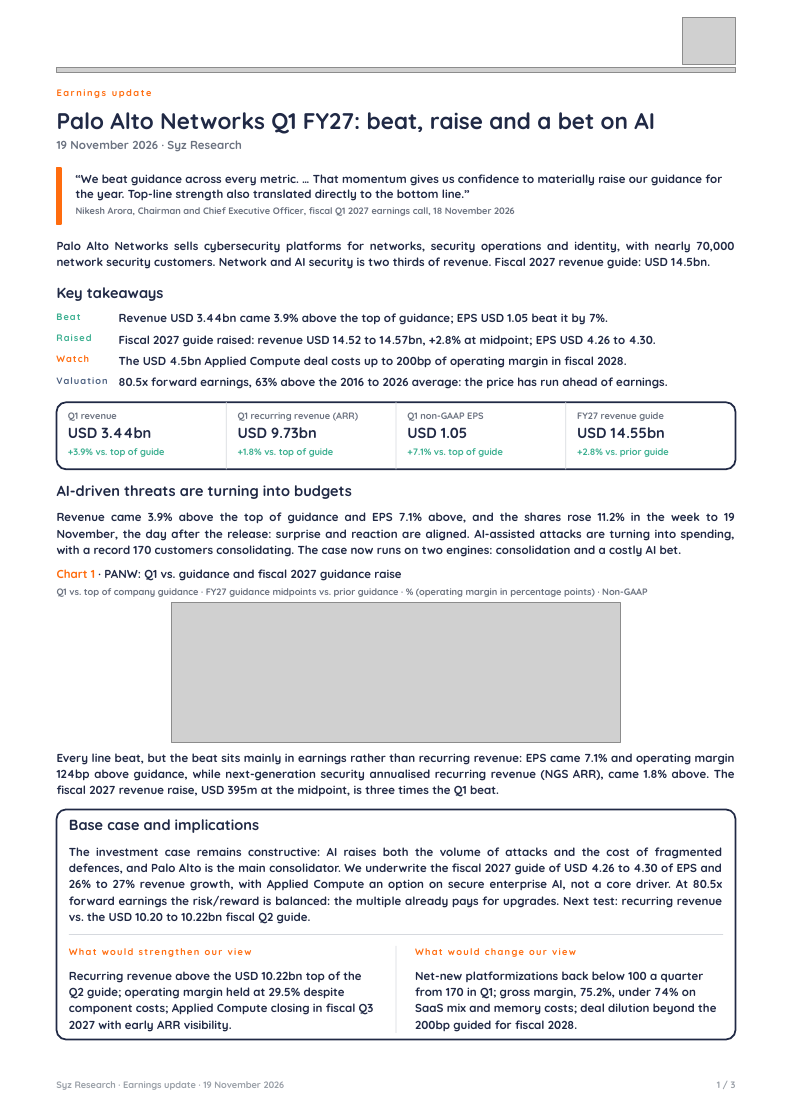
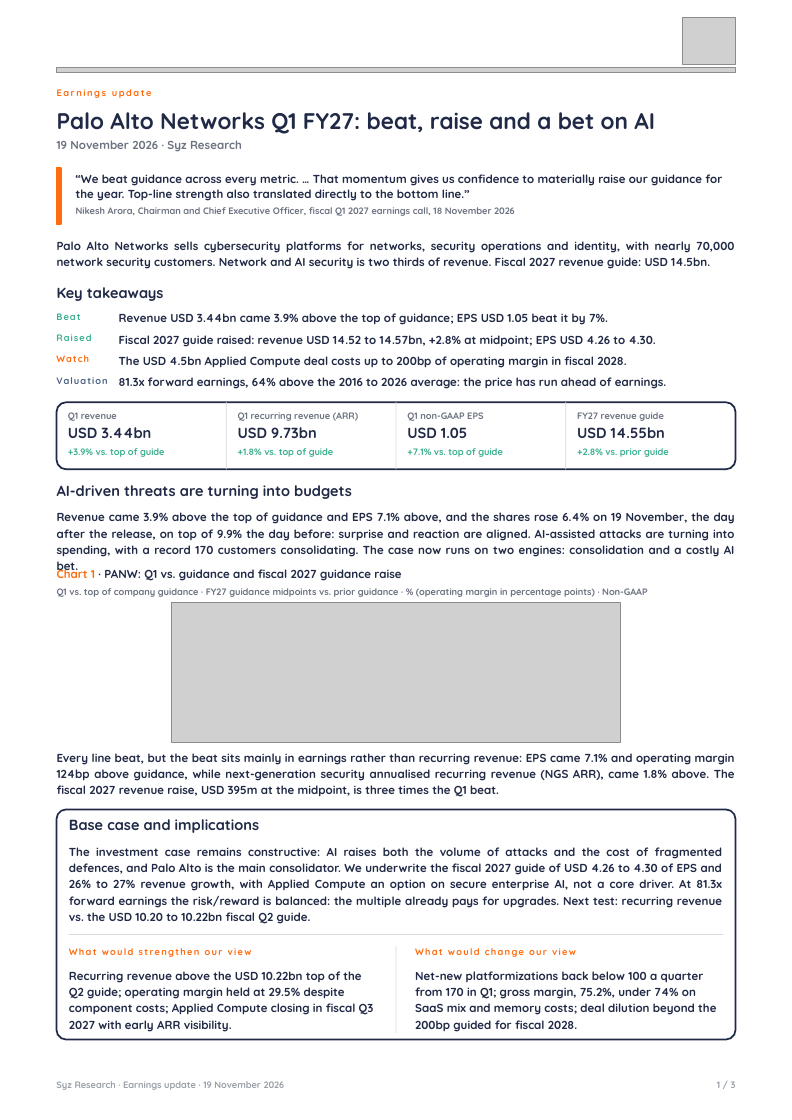
Before and after one commit to jb-db05/syz-earnings, a slide deck: slide 1 of deliverables/PANW_Q1FY2027/Earnings_Update_PANW_Q1FY2027.pptx. Drawn at 792x1120 pixels with LibreOffice and Linux fonts; fonts in the diff are those of the drawing; grey boxes stand for pictures. Boxes give left, top, right and bottom in pixels: in the first picture for what was removed or moved away, otherwise in the second. Text is boxed around its words. In the diff, an @@ line names an element or a change of style, - is before the commit and + after.

```diff
--- a/deliverables/PANW_Q1FY2027/Earnings_Update_PANW_Q1FY2027.pptx
+++ b/deliverables/PANW_Q1FY2027/Earnings_Update_PANW_Q1FY2027.pptx
@@ text at [119,377,666,389]: text changed @@
-80.5x forward earnings, 63% above the 2016 to 2026 average: the price has run ahead of earnings.
+81.3x forward earnings, 64% above the 2016 to 2026 average: the price has run ahead of earnings.
@@ text at [57,512,735,557]: text changed @@
-Revenue came 3.9% above the top of guidance and EPS 7.1% above, and the shares rose 11.2% in the week to 19 November, the day after the release: surprise and reaction are aligned. AI-assisted attacks are turning into spending, with a record 170 customers consolidating. The case now runs on two engines: consolidation and a costly AI bet.
+Revenue came 3.9% above the top of guidance and EPS 7.1% above, and the shares rose 6.4% on 19 November, the day after the release, on top of 9.9% the day before: surprise and reaction are aligned. AI-assisted attacks are turning into spending, with a record 170 customers consolidating. The case now runs on two engines: consolidation and a costly AI bet.
@@ text at [69,847,722,924]: text changed @@
-The investment case remains constructive: AI raises both the volume of attacks and the cost of fragmented defences, and Palo Alto is the main consolidator. We underwrite the fiscal 2027 guide of USD 4.26 to 4.30 of EPS and 26% to 27% revenue growth, with Applied Compute an option on secure enterprise AI, not a core driver. At 80.5x forward earnings the risk/reward is balanced: the multiple already pays for upgrades. Next test: recurring revenue vs. the USD 10.20 to 10.22bn fiscal Q2 guide.
+The investment case remains constructive: AI raises both the volume of attacks and the cost of fragmented defences, and Palo Alto is the main consolidator. We underwrite the fiscal 2027 guide of USD 4.26 to 4.30 of EPS and 26% to 27% revenue growth, with Applied Compute an option on secure enterprise AI, not a core driver. At 81.3x forward earnings the risk/reward is balanced: the multiple already pays for upgrades. Next test: recurring revenue vs. the USD 10.20 to 10.22bn fiscal Q2 guide.
```
Also in this commit, not shown: 1 other slide changed, 6 other files.
